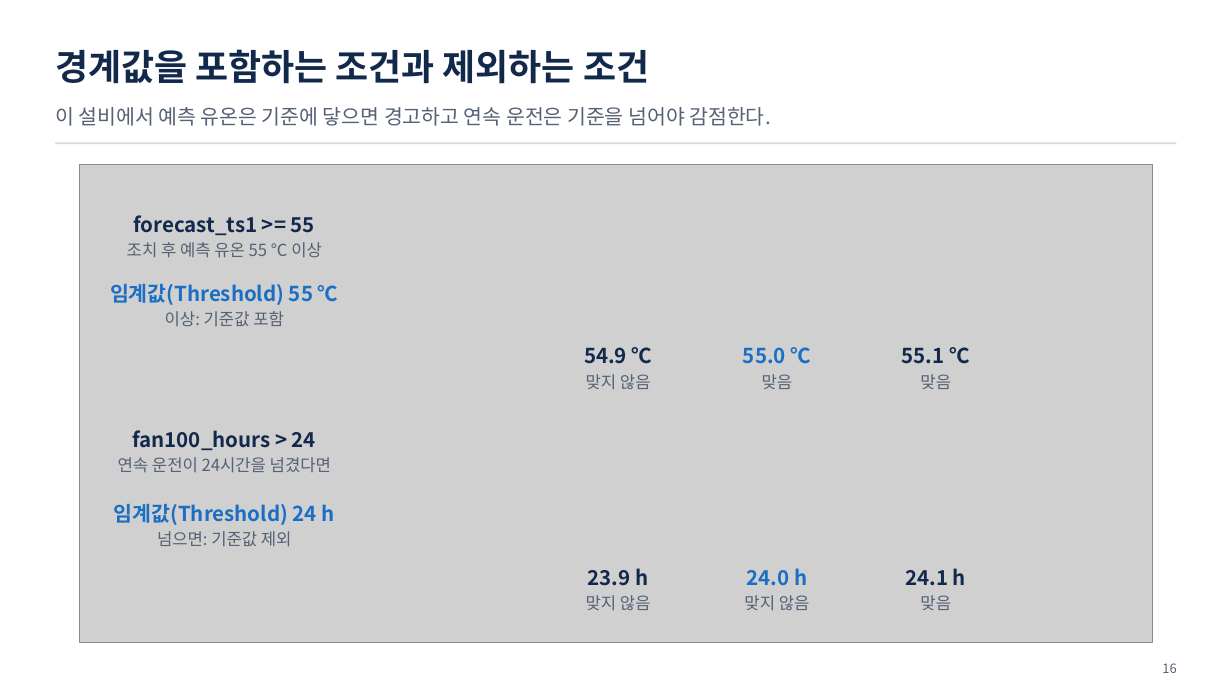
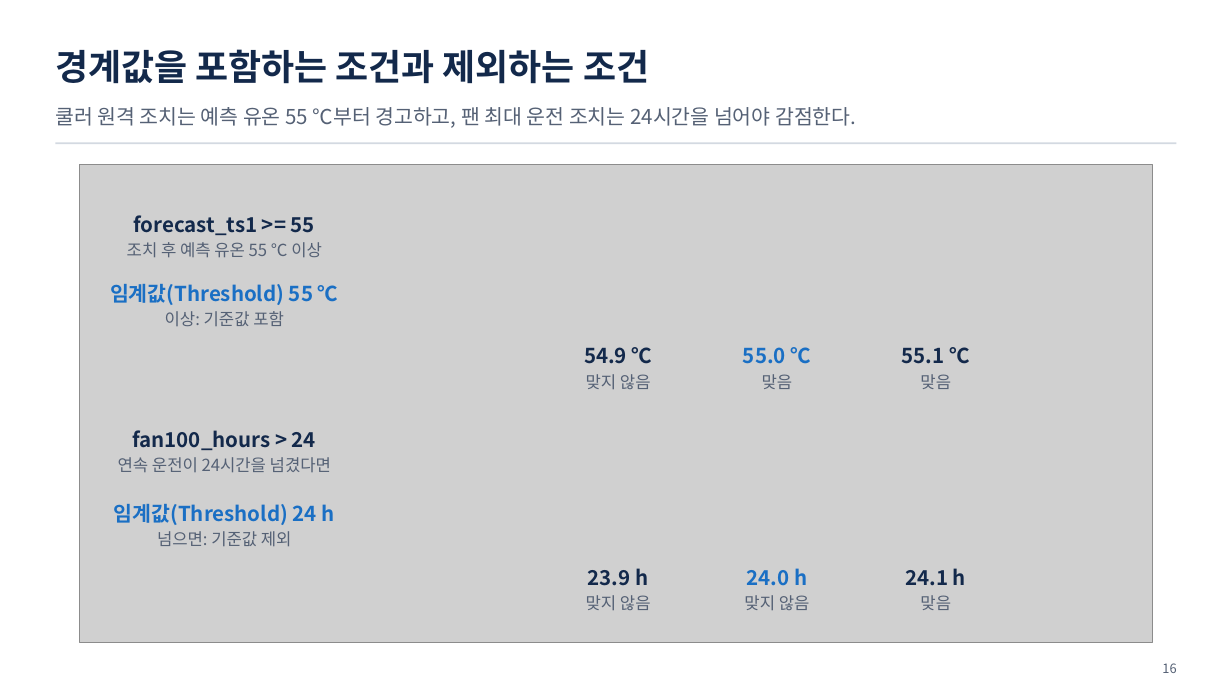
Before and after one commit to uengine-oss/hyd-iot-edu, a slide deck: slide 16 of workspace/강의제작/산출물/통합반/이론_오프라인/03회차/통합반_오프라인_03회차.pptx. Drawn at 1232x693 pixels with LibreOffice and Linux fonts; fonts in the diff are those of the drawing; grey boxes stand for pictures. Boxes give left, top, right and bottom in pixels: in the first picture for what was removed or moved away, otherwise in the second. Text is boxed around its words. In the diff, an @@ line names an element or a change of style, - is before the commit and + after.

```diff
--- a/workspace/강의제작/산출물/통합반/이론_오프라인/03회차/통합반_오프라인_03회차.pptx
+++ b/workspace/강의제작/산출물/통합반/이론_오프라인/03회차/통합반_오프라인_03회차.pptx
@@ text at (55,107,856,128): text changed @@
-이 설비에서 예측 유온은 기준에 닿으면 경고하고 연속 운전은 기준을 넘어야 감점한다.
+쿨러 원격 조치는 예측 유온 55 ℃부터 경고하고, 팬 최대 운전 조치는 24시간을 넘어야 감점한다.
```
Also in this commit, not shown: 4 other slides changed, 9 other files.
